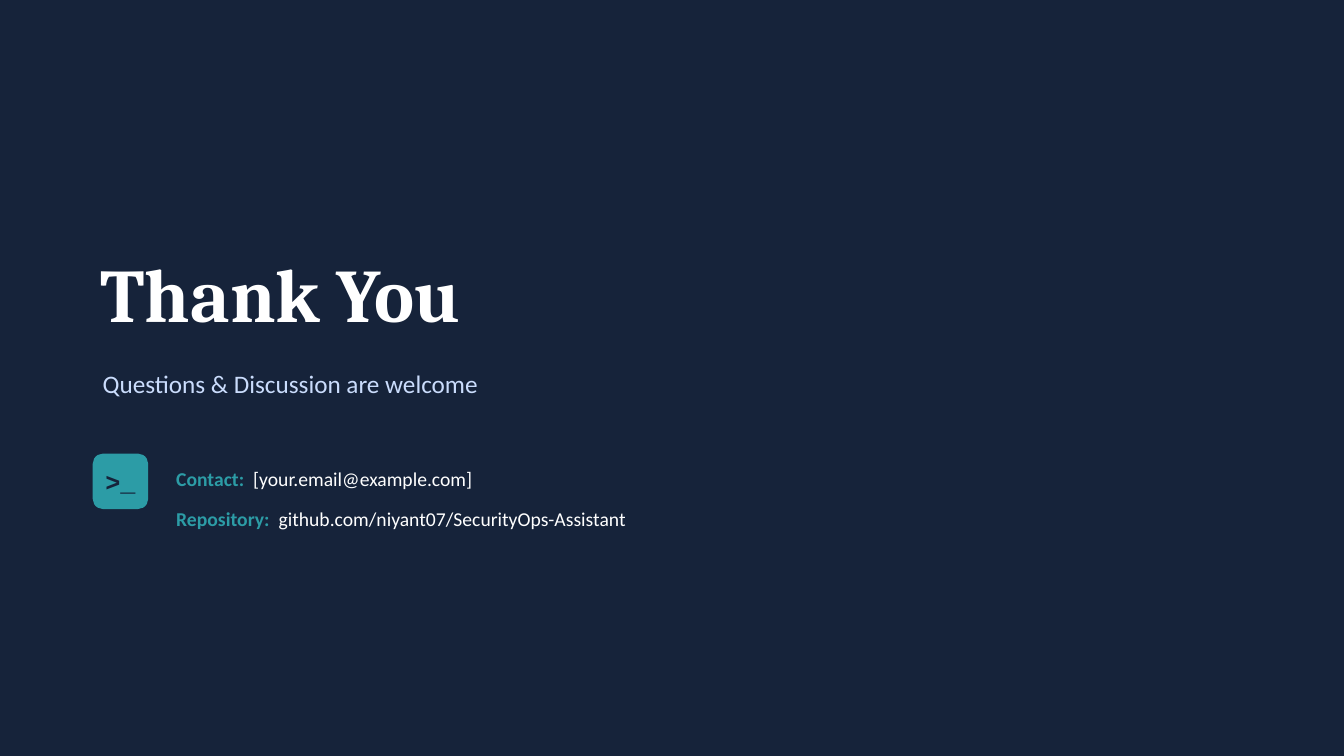
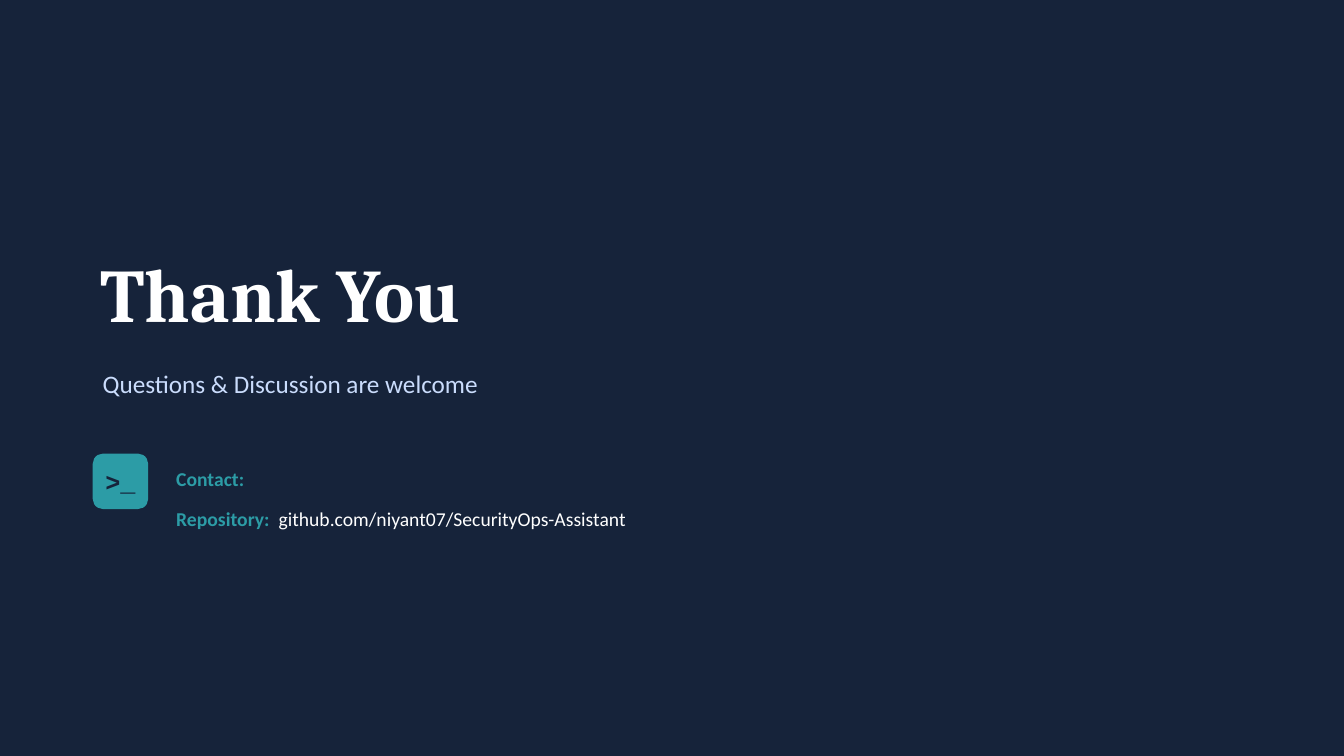
Before and after one commit to niyant07/SecurityOps-Assistant, a slide deck: slide 16 of SecurityOps-Assistant-Proposal.pptx. Drawn at 1344x756 pixels with LibreOffice and Linux fonts; fonts in the diff are those of the drawing. Boxes give left, top, right and bottom in pixels: in the first picture for what was removed or moved away, otherwise in the second. Text is boxed around its words. In the diff, an @@ line names an element or a change of style, - is before the commit and + after.

```diff
--- a/SecurityOps-Assistant-Proposal.pptx
+++ b/SecurityOps-Assistant-Proposal.pptx
@@ text at (176,473,244,486): text changed; text colour #FFFFFF to #2C9CA6; bold on @@
-Contact: [your.email@example.com]
+Contact:
```
Also in this commit, not shown: 2 other slides changed, 1 other file.
